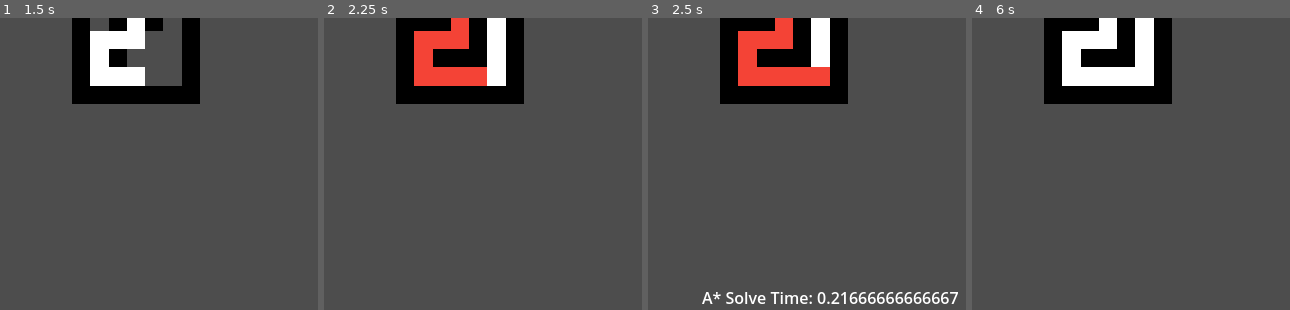
Above: before the commit, frames 1-4 (left to right).
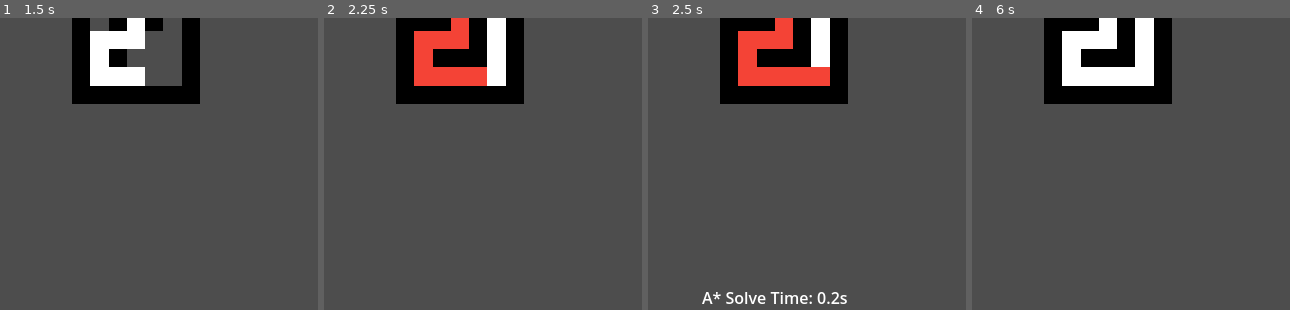
Above: after the commit, the same moments.

Repository: Jacob-Armstrong/Maze-Project
Game: Godot game, scene res://MainScene.tscn
Two runs of this game, one before a commit and one after it. Both use one fixed random seed, a clock stepped at 60 frames per second and the inputs below.
Inputs:
- Up to frame 1 (1.5 s): click "Delay:" at 0.5 s; click "Generate Maze" at 1.25 s
- Up to frame 2 (2.25 s): click "Solve" at 2 s
- Up to frame 3 (2.5 s): no input
- Up to frame 4 (6 s): click "A*" at 2.75 s; click "Delay:" at 3.5 s; click "A*" at 4.25 s; click "Solve" at 5 s; click "Generate Maze" at 5.75 s
The pictures show only the part of the screen within x 28-78%, y 50-100%; the shares and areas given below are measured in that part.

Frames 1-2 are identical in both runs. In frame 3, 0.8% of the frame differs, in the area x 60-98%, y 93-98%; in frame 4, nothing differs.

Commit message:
Fix timers, second maze path

Diff:
--- a/MainScene.gd
+++ b/MainScene.gd
@@ -83,6 +83,7 @@
 			solveType = "BFS"
 		2: # Compare both algorithms
 			Globals.comparing = true
+			solveType = "A*"
 			currentMaze.get_node("TileMap").solve_astar(heuristic)
 			secondMaze.get_node("TileMap").solve_bfs()
 
@@ -109,6 +110,7 @@
 
 func _on_option_button_item_selected(index):
 	solveMethod = index
+	hide_timers()
 
 	# Algorithm dropdown selection
 	match solveMethod:
@@ -129,6 +131,7 @@
 			# Duplicate current maze, tell it not to generate, and add to tree
 			secondMaze = currentMaze.duplicate()
 			secondMaze.get_node("TileMap").isSecondMaze = true
+			secondMaze.get_node("TileMap").path = currentMaze.get_node("TileMap").path # Duplicate() is broken >:(
 			add_child(secondMaze)
 
 			# Reposition second maze to the right
@@ -161,13 +164,16 @@
 # +--------------------------+
 
 func current_solved_timer(time):
-	mainTimer.text = solveType + " Solve Time: " + str(time)
+	mainTimer.text = solveType + " Solve Time: " + str("%.1f" % time) + "s"
 	mainTimer.visible = true
 
 func second_solved_timer(time):
-	secondTimer.text = "BFS Solve Time: " + str(time)
+	secondTimer.text = "BFS Solve Time: " + str("%.1f" % time) + "s"
 	secondTimer.visible = true
 
 func hide_timers():
 	mainTimer.visible = false
 	secondTimer.visible = false
+
+func formatTime(time):
+	pass
--- a/TileMap.gd
+++ b/TileMap.gd
@@ -35,6 +35,9 @@
 	if not isSecondMaze:
 		create_global_border()
 		generate_maze()
+	else:
+		print("secondMaze spawned. path: " + str(path))
+		resetMaze()
 
 func _process(delta):
 	if solving:
